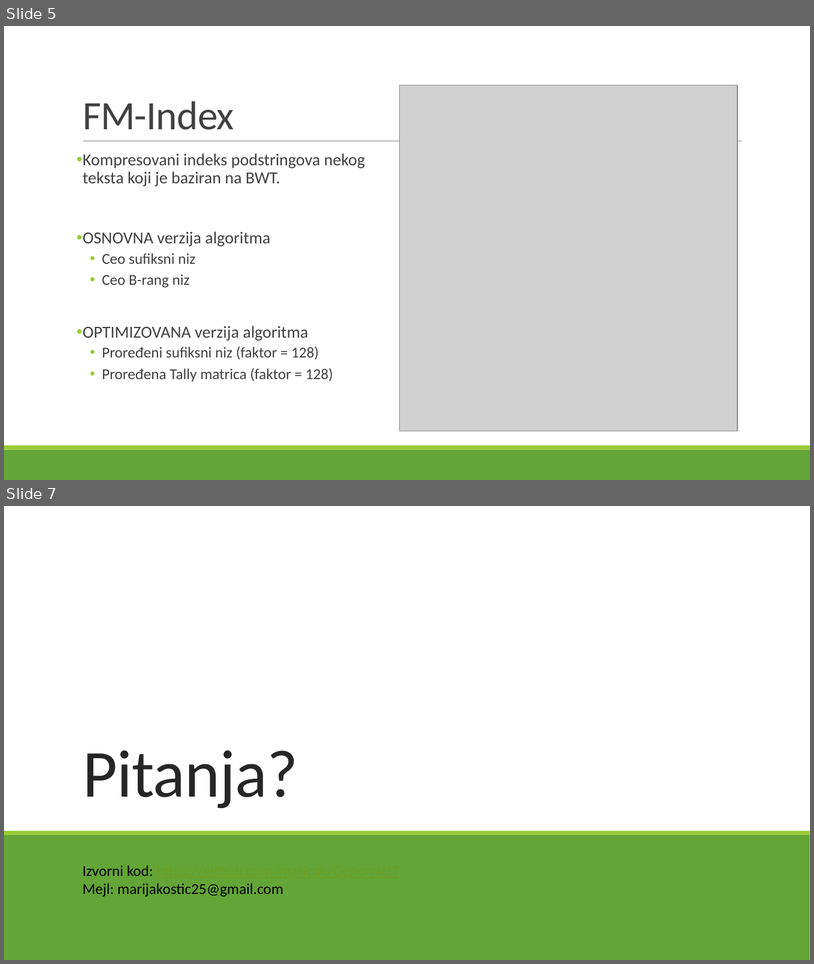
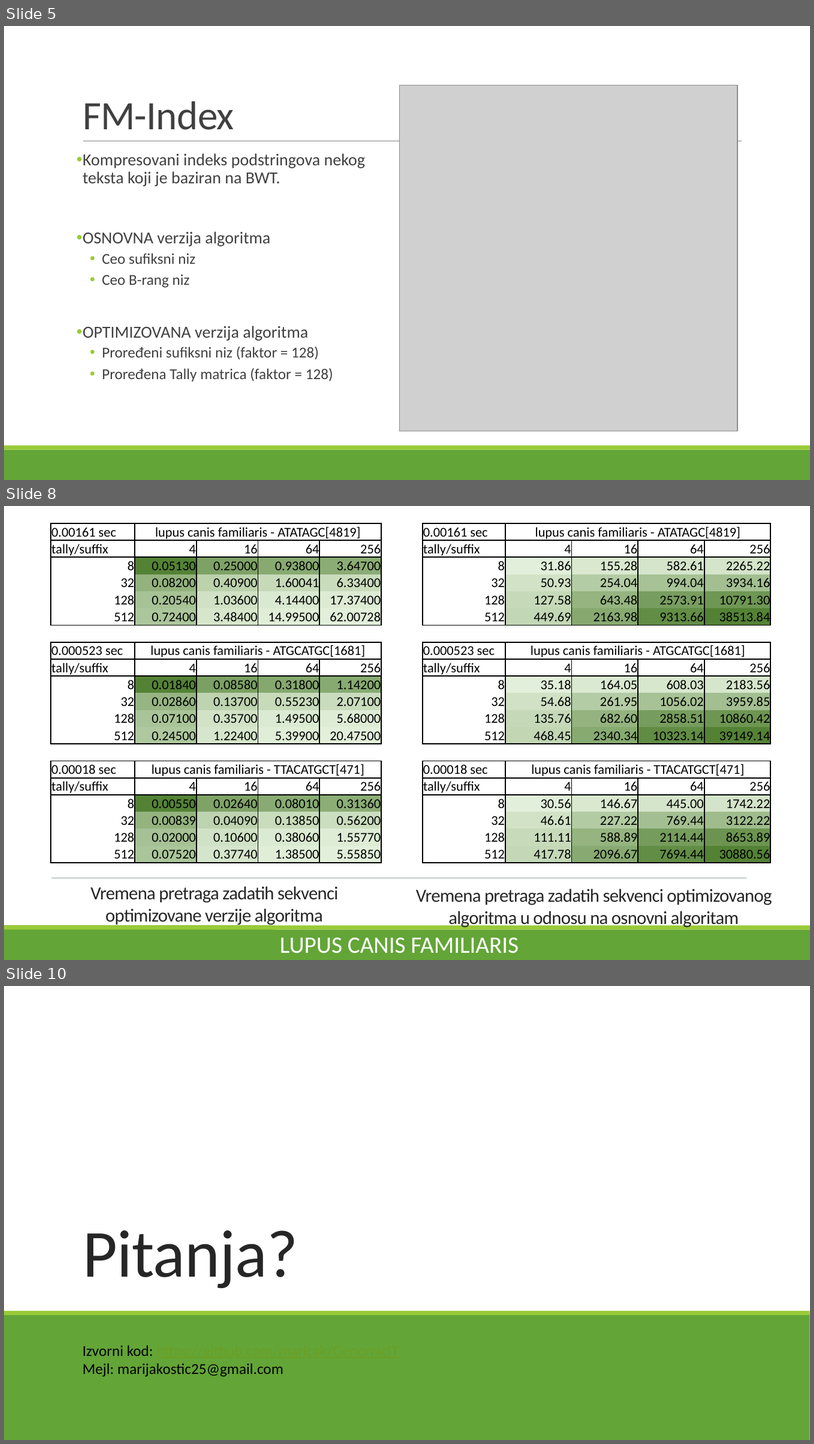
Before and after one commit to maricak/GenomicIT, a slide deck: BWT and FM index.pptx. Shown one above the other, each under a label of ours: slides 5 and 7 before the commit, slides 5, 8 and 10 after it; the slides between them are not shown. The pictures are 814x964 and 814x1444 pixels, drawn with LibreOffice and Linux fonts; fonts in the diff are those of the drawing; grey boxes stand for pictures. Boxes give left, top, right and bottom in pixels: in the first picture for what was removed or moved away, otherwise in the second. Text is boxed around its words. In the diff, an @@ line names an element or a change of style, - is before the commit and + after.

Commit message:
Update presentation

```diff
--- a/BWT and FM index.pptx
+++ b/BWT and FM index.pptx
@@ slide 8 added at <box>4,506,810,960</box>, background #FFFFFF @@
@@ rectangle added at <box>4,506,272,960</box>, fill #63A537 @@
@@ rectangle added at <box>4,506,810,925</box>, fill #FFFFFF @@
@@ table added at <box>51,523,772,865</box>, 20 rows, 11 columns @@
+0.00161 sec | lupus canis familiaris - ATATAGC[4819] |  |  |  |  | 0.00161 sec | lupus canis familiaris - ATATAGC[4819] |  |  | 
+tally/suffix | 4 | 16 | 64 | 256 |  | tally/suffix | 4 | 16 | 64 | 256
+8 | 0.05130 | 0.25000 | 0.93800 | 3.64700 |  | 8 | 31.86 | 155.28 | 582.61 | 2265.22
+32 | 0.08200 | 0.40900 | 1.60041 | 6.33400 |  | 32 | 50.93 | 254.04 | 994.04 | 3934.16
+128 | 0.20540 | 1.03600 | 4.14400 | 17.37400 |  | 128 | 127.58 | 643.48 | 2573.91 | 10791.30
+512 | 0.72400 | 3.48400 | 14.99500 | 62.00728 |  | 512 | 449.69 | 2163.98 | 9313.66 | 38513.84
+ |  |  |  |  |  |  |  |  |  | 
+0.000523 sec | lupus canis familiaris - ATGCATGC[1681] |  |  |  |  | 0.000523 sec | lupus canis familiaris - ATGCATGC[1681] |  |  | 
+tally/suffix | 4 | 16 | 64 | 256 |  | tally/suffix | 4 | 16 | 64 | 256
+8 | 0.01840 | 0.08580 | 0.31800 | 1.14200 |  | 8 | 35.18 | 164.05 | 608.03 | 2183.56
+32 | 0.02860 | 0.13700 | 0.55230 | 2.07100 |  | 32 | 54.68 | 261.95 | 1056.02 | 3959.85
+128 | 0.07100 | 0.35700 | 1.49500 | 5.68000 |  | 128 | 135.76 | 682.60 | 2858.51 | 10860.42
+512 | 0.24500 | 1.22400 | 5.39900 | 20.47500 |  | 512 | 468.45 | 2340.34 | 10323.14 | 39149.14
+ |  |  |  |  |  |  |  |  |  | 
+0.00018 sec | lupus canis familiaris - TTACATGCT[471] |  |  |  |  | 0.00018 sec | lupus canis familiaris - TTACATGCT[471] |  |  | 
+tally/suffix | 4 | 16 | 64 | 256 |  | tally/suffix | 4 | 16 | 64 | 256
+8 | 0.00550 | 0.02640 | 0.08010 | 0.31360 |  | 8 | 30.56 | 146.67 | 445.00 | 1742.22
+32 | 0.00839 | 0.04090 | 0.13850 | 0.56200 |  | 32 | 46.61 | 227.22 | 769.44 | 3122.22
+128 | 0.02000 | 0.10600 | 0.38060 | 1.55770 |  | 128 | 111.11 | 588.89 | 2114.44 | 8653.89
+512 | 0.07520 | 0.37740 | 1.38500 | 5.55850 |  | 512 | 417.78 | 2096.67 | 7694.44 | 30880.56
@@ rectangle added at <box>272,506,276,960</box>, fill #99CB38 @@
@@ line added from (52, 877) to (747, 877), #455F51 0.5 pt @@
@@ text added at <box>90,886,338,926</box>, 22 pt, text #262626 @@
+Vremena pretraga zadatih sekvenci optimizovane verzije algoritma
@@ text added at <box>416,888,772,928</box>, 22 pt, text #262626 @@
+Vremena pretraga zadatih sekvenci optimizovanog algoritma u odnosu na osnovni algoritam
@@ rectangle added at <box>4,925,810,930</box>, fill #99CB38 @@
@@ rectangle added at <box>4,930,810,960</box>, fill #63A537 @@
@@ text added at <box>280,937,519,953</box>, 28 pt, text #FFFFFF @@
+LUPUS CANIS FAMILIARIS
@@ what was slide 7 is now slide 10 @@
```
Also in this commit, not shown: 3 other slides added, 1 slide removed, 1 other file.
